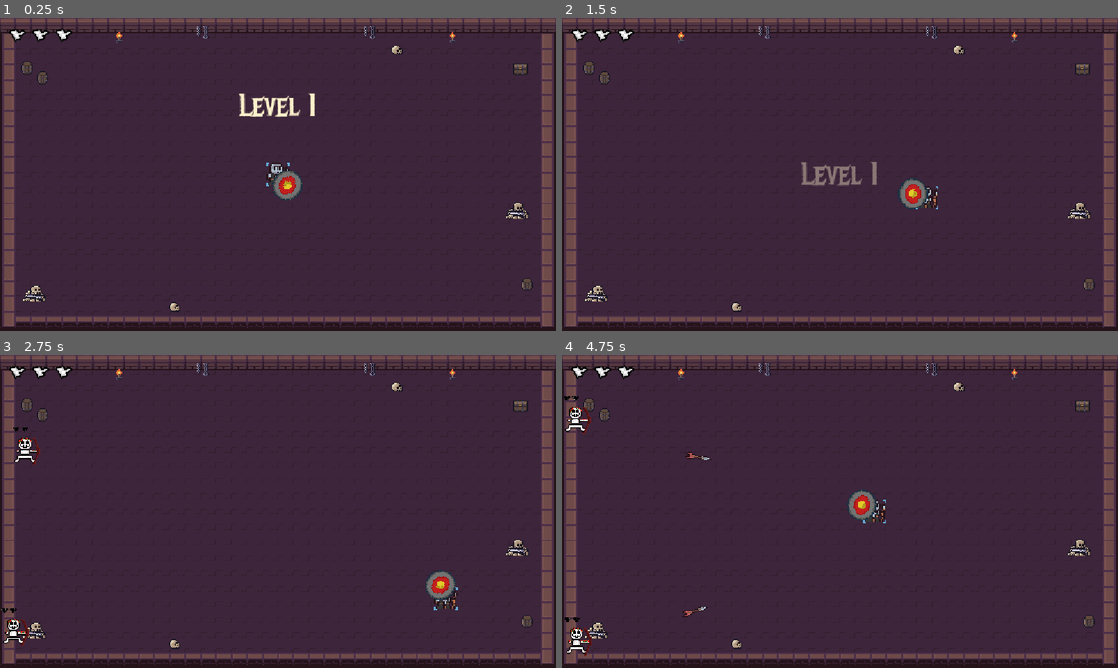
Above: before the commit, frames 1-4 (two rows, left to right).
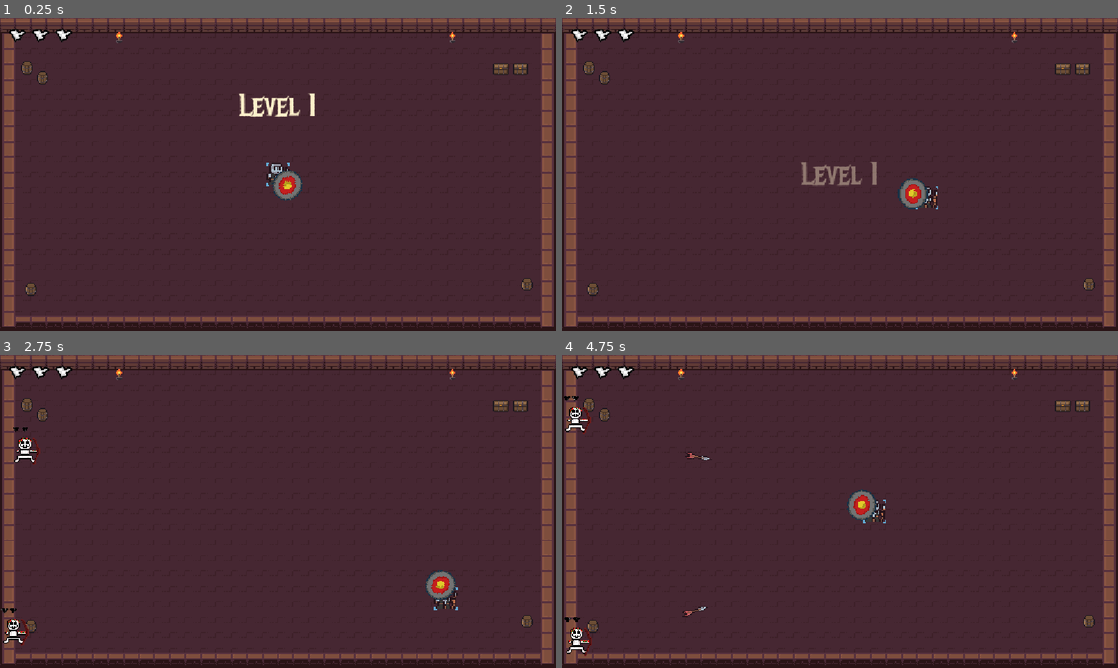
Above: after the commit, the same moments.

Repository: Tylerr-D/bonc
Game: Godot game, scene res://main.tscn
The game is run twice, just before and just after one commit, with the same random seed, the same clock (stepped at 60 frames per second) and the same inputs. Sound files missing from this copy of the repository are replaced by a short silence.
Inputs (mouse positions are in pixels of both pictures, inside the frame that each line leads up to):
- Up to frame 1 (0.25 s): no input
- Up to frame 2 (1.5 s): move the mouse to (962, 158) at 0.52 s; hold D (move_right) 0.53-1.28 s; move the mouse to (728, 190) at 1.27 s; hold S (move_down) from 1.28 s (still down)
- Up to frame 3 (2.75 s): move the mouse to (333, 442) at 2.02 s; release S (move_down) at 2.03 s; hold D (move_right) from 2.03 s (still down)
- Up to frame 4 (4.75 s): move the mouse to (812, 574) at 2.77 s; release D (move_right) at 2.78 s; hold W (move_up) 2.78-3.53 s; move the mouse to (1006, 558) at 3.52 s; hold A (move_left) from 3.53 s (still down); move the mouse to (673, 464) at 4.27 s

The runs differ from the first frame. In frame 1, 0.6% of the frame differs, in the area x 4-96%, y 2-94%; in frame 2, 0.6%; in frame 3, 0.6%; in frame 4, 0.6%.

Commit message:
3 different rooms

Diff:
--- a/background.gd
+++ b/background.gd
@@ -1,5 +1,6 @@
 extends Control
 
+var room = 1
 var tiles = preload("res://Dungeon_Tileset.png")
 var barrel = preload("res://props/barrel.png")
 var chest = preload("res://props/chest_closed.png")
@@ -7,6 +8,7 @@
 var bones = preload("res://props/bone_pile.png")
 var skull = preload("res://props/skull.png")
 var torch = preload("res://props/torch_wall_anim.png")
+var candle = preload("res://props/candle_anim.png")
 
 func _ready():
 	resized.connect(queue_redraw)
@@ -22,18 +24,38 @@
 		draw_texture_rect_region(tiles, Rect2(0, y, 32, 32), Rect2(8, 16, 8, 16))
 		draw_texture_rect_region(tiles, Rect2(size.x - 32, y, 32, 32), Rect2(80, 16, 8, 16))
 
-	draw_prop(barrel, Vector2(40, 90))
-	draw_prop(barrel, Vector2(72, 110))
-	draw_prop(barrel, Vector2(size.x - 76, size.y - 110))
-	draw_prop(chest, Vector2(size.x - 90, 90))
-	draw_prop(bones, Vector2(42, size.y - 120))
-	draw_prop(bones, Vector2(size.x - 110, size.y * 0.55))
-	draw_prop(skull, Vector2(size.x * 0.3, size.y - 68))
-	draw_prop(skull, Vector2(size.x * 0.7, 48))
-	draw_prop(chains, Vector2(size.x * 0.35, 16))
-	draw_prop(chains, Vector2(size.x * 0.65, 16))
+	if room == 1:
+		draw_prop(barrel, Vector2(40, 90))
+		draw_prop(barrel, Vector2(72, 110))
+		draw_prop(barrel, Vector2(48, size.y - 100))
+		draw_prop(barrel, Vector2(size.x - 76, size.y - 110))
+		draw_prop(chest, Vector2(size.x - 90, 90))
+		draw_prop(chest, Vector2(size.x - 130, 90))
+	if room == 2:
+		for x in [48, size.x - 112]:
+			draw_prop(bones, Vector2(x, 90))
+			draw_prop(bones, Vector2(x, size.y - 120))
+		for x in [size.x * 0.3, size.x * 0.5, size.x * 0.7]:
+			draw_prop(chains, Vector2(x, 16))
+			draw_prop(skull, Vector2(x, size.y - 68))
+	if room == 3:
+		var center = size / 2
+		draw_rect(Rect2(center - Vector2(80, 80), Vector2(160, 160)), Color(0.45, 0.12, 0.1), false, 3)
+		draw_rect(Rect2(center - Vector2(56, 56), Vector2(112, 112)), Color(0.45, 0.12, 0.1), false, 3)
+		for x in [size.x * 0.25, size.x * 0.5, size.x * 0.75]:
+			draw_candle(Vector2(x, 64))
+			draw_candle(Vector2(x, size.y - 80))
+		for y in [size.y * 0.3, size.y * 0.6]:
+			draw_candle(Vector2(48, y))
+			draw_candle(Vector2(size.x - 80, y))
+		draw_prop(bones, Vector2(48, 100))
+		draw_prop(bones, Vector2(size.x - 112, size.y - 128))
+		draw_prop(skull, Vector2(size.x / 2, 100))
 	for x in [size.x * 0.2, size.x * 0.8]:
 		draw_texture_rect_region(torch, Rect2(x, 24, 32, 32), Rect2(0, 0, 16, 16))
 
 func draw_prop(texture, pos):
 	draw_texture_rect(texture, Rect2(pos, texture.get_size() * 2), false)
+
+func draw_candle(pos):
+	draw_texture_rect_region(candle, Rect2(pos, Vector2(32, 32)), Rect2(0, 0, 16, 16))
--- a/main.gd
+++ b/main.gd
@@ -20,6 +20,9 @@
 	starting = true
 	level += 1
 	saved_level = level
+	$Background/Arena.room = level
+	$Background/Arena.self_modulate = [Color(1.15, 1.05, 0.85), Color(0.75, 0.9, 1.2), Color(1.2, 0.65, 0.65)][level - 1]
+	$Background/Arena.queue_redraw()
 	$Player.health = 3
 	$Player.recoil = Vector2.ZERO
 	$Player.flash_time = 0
Binary file added: props/candle_anim.png
Not shown, added: props/candle_anim.png.import
